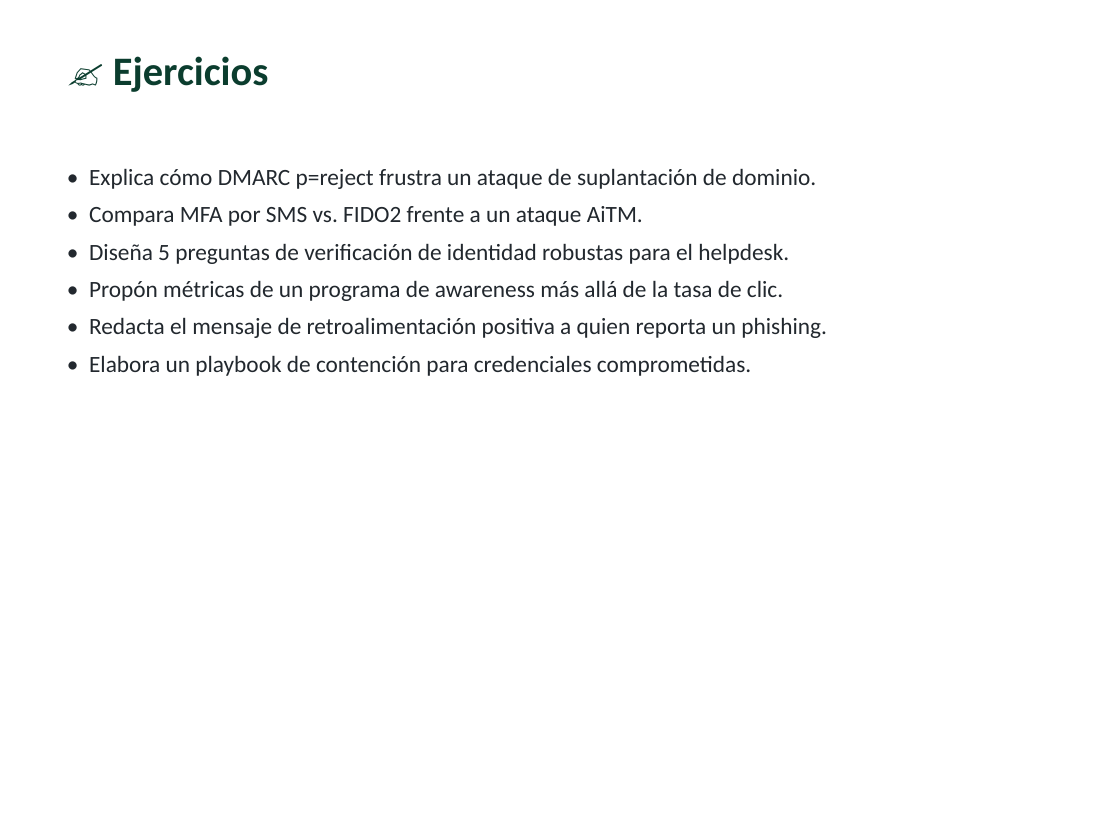
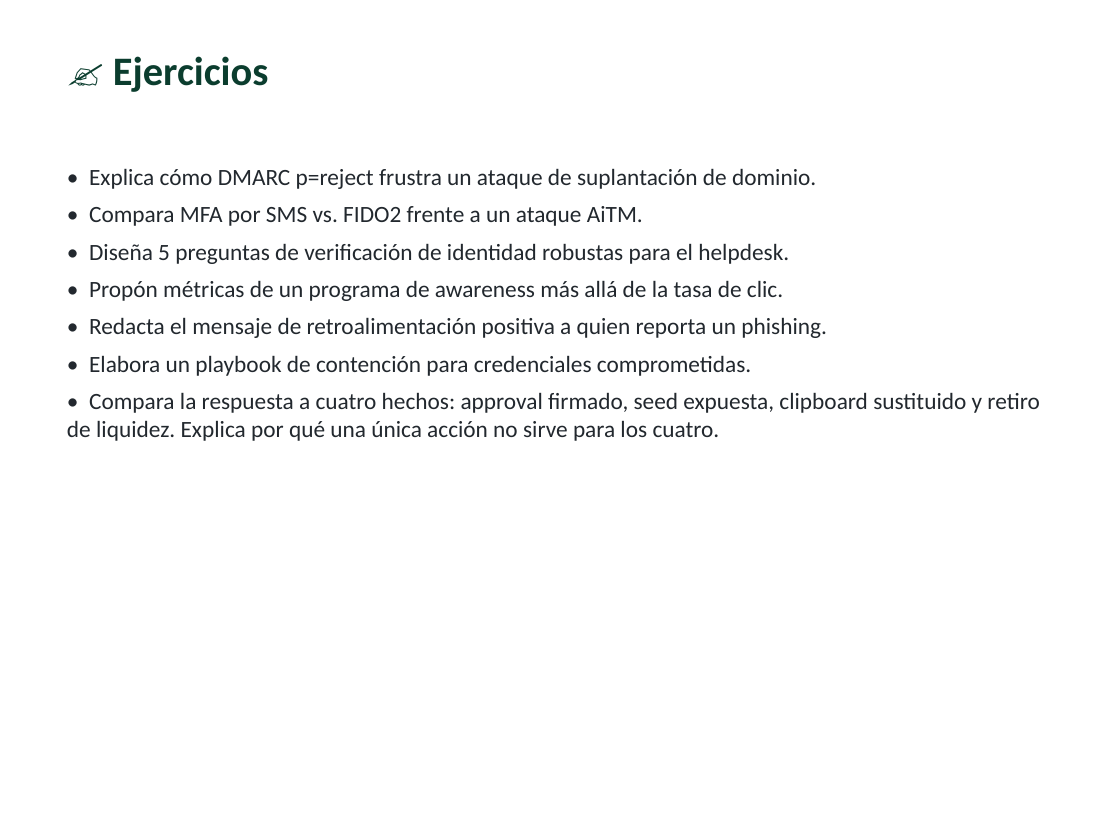
Before and after one commit to vladimiracunadev-create/modern-cybersecurity-program, a slide deck: slide 11 of classes/parte-12-osint-e-ingenieria-social/259-defensa-contra-la-ingenieria-social/clase-259-presentacion.pptx. Drawn at 1120x840 pixels with LibreOffice and Linux fonts; fonts in the diff are those of the drawing. Boxes give left, top, right and bottom in pixels: in the first picture for what was removed or moved away, otherwise in the second. Text is boxed around its words. In the diff, an @@ line names an element or a change of style, - is before the commit and + after.

```diff
--- a/classes/parte-12-osint-e-ingenieria-social/259-defensa-contra-la-ingenieria-social/clase-259-presentacion.pptx
+++ b/classes/parte-12-osint-e-ingenieria-social/259-defensa-contra-la-ingenieria-social/clase-259-presentacion.pptx
@@ text at <box>67,392,1039,441</box>: paragraph added @@
+• Compara la respuesta a cuatro hechos: approval firmado, seed expuesta, clipboard sustituido y retiro de liquidez. Explica por qué una única acción no sirve para los cuatro.
```
Also in this commit, not shown: 7 other slides changed, 40 other files.
